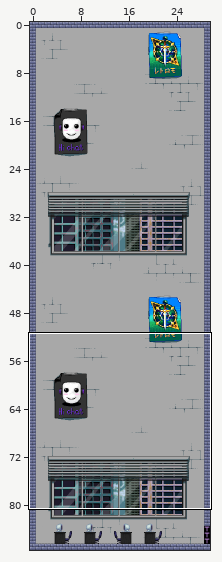
A Tiled map (JSON) gets an edit: src/tiled/tilemaps/part2.json. The first picture is a wide view before the edit; the outline marks the close-up.
Close-up. Before the edit:
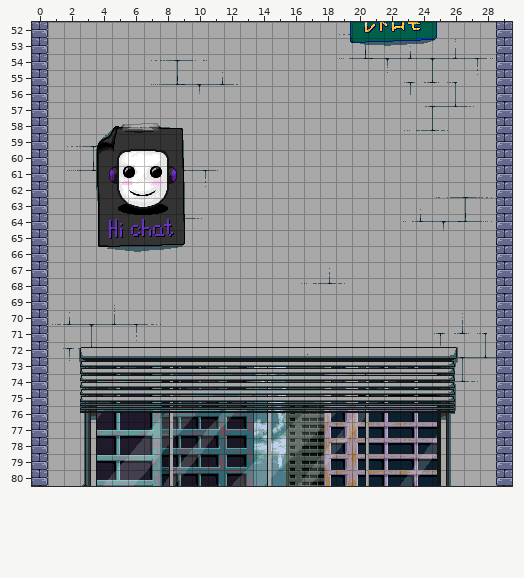
Cells are 16x16 px. Shown: x 0..29, y 52..80. The commit also changed other parts of the map, which this record leaves out.
Once edited:
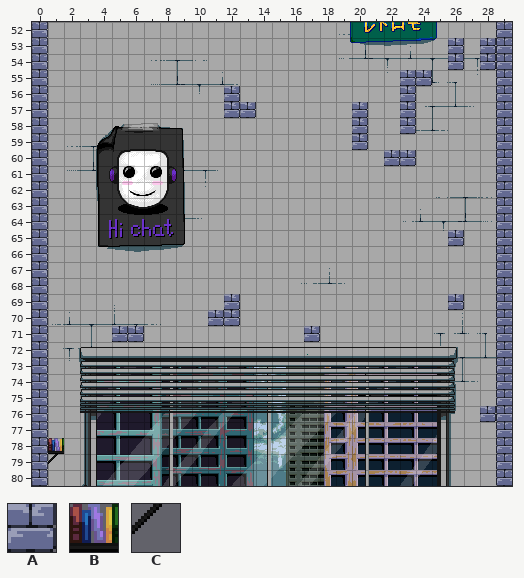
Key: from "street": A 919; from "wall": B 1350, C 1380.
_ is an empty cell.
Change:
Layer "below/foreground":
y 53..54: x 26 _ -> A; x 28 _ -> A
y 55: x 23..24 __ -> AA
y 56: x 12 _ -> A; x 23 _ -> A
y 57: x 12..13 __ -> AA; x 20 _ -> A; x 23 _ -> A
y 58: x 20 _ -> A; x 23 _ -> A
y 59: x 20 _ -> A
y 60: x 22..23 __ -> AA
y 65: x 26 _ -> A
y 69: x 12 _ -> A; x 26 _ -> A
y 70: x 11..12 __ -> AA
y 71: x 5..6 __ -> AA; x 17 _ -> A
y 76: x 28 _ -> A
y 78: x 1 _ -> B
y 79: x 1 _ -> C
